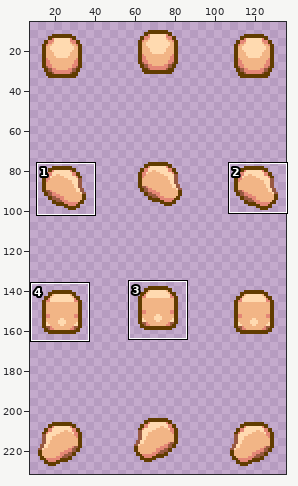
Sprite sheet -- data/sprites/outfit/head-testing/head_001.png. The first picture is a wide view before the edit; the outline marks the close-up.
Close-up. Before the commit:
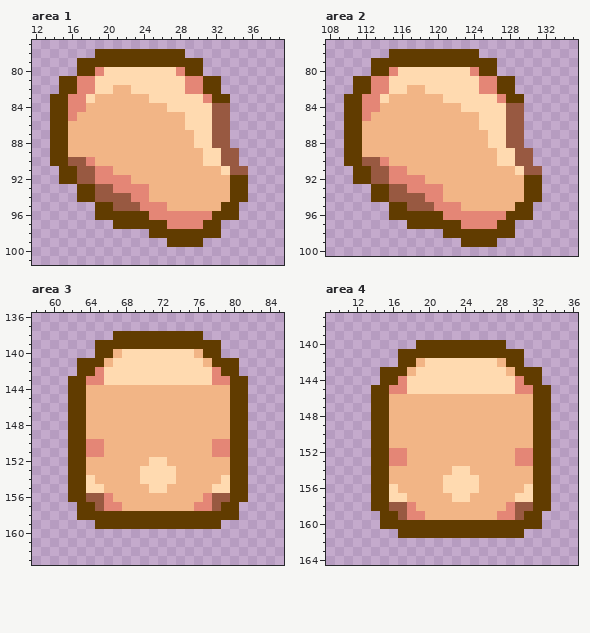
The file is 144x256 pixels. Shown: area 1: x 12..39, y 77..101; area 2: x 108..135, y 77..100; area 3: x 58..85, y 136..163; area 4: x 9..36, y 137..164. The wide view leaves out empty margins. The commit also changed other parts of the picture, which this record leaves out.
After the commit:
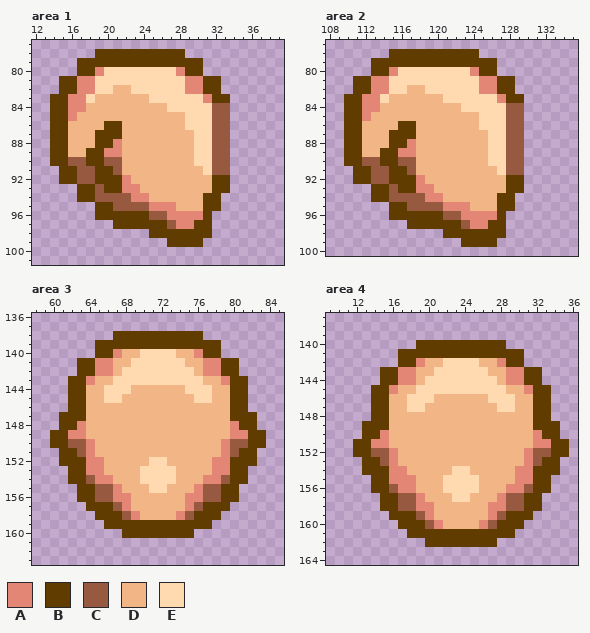
Palette (. is transparent): A #e48676  B #613c00  C #985941  D #f2b586  E #ffdab0
Diff:
Changed rows in their new state; - is an unchanged pixel.
Area 1:
first column x 18:
 86 --BB--------------
 87 -BBB--------------
 88 -BBA--------------
 89 BBAA--------E-C-.-
 90 BBCC--------E-C-.-
 91 -BBC---------ECC..
 92 -BBB----------BB..
 93 --BB--D-------BB..
 94 -------------BB...
 95 ------C--A---BB..-
 96 -------CC----B...-
 97 ---------C--B-.---
 98 --------------.---
Area 2:
first column x 114:
 86 --BB--------------
 87 -BBB--------------
 88 -BBA--------------
 89 BBAA--------E-C-.-
 90 BBCC--------E-C-.-
 91 -BBC---------ECC..
 92 -BBB----------BB..
 93 --BB--D-------BB..
 94 -------------BB...
 95 ------C--A---BB..-
 96 -------CC----B...-
 97 ---------C--B-.---
 98 --------------.---
Area 3:
first column x 60:
140 -------ADD----DDA-------
141 -----AADD------DDAA-----
142 ------AD--------DA------
143 -----DD----------DD-----
144 ------EEE------EEE------
145 ------EE--------EE------
147 -B--------------------B-
148 -B-A----------------A-B-
149 BBAA----------------AABB
150 BBCC-D------------D-CCBB
151 -B-C-D------------D-C-B-
152 -B--AA------------AA--B-
153 ----AA------------AA----
154 ----CAA----------AAC----
155 --.-BCCA--------ACCB-.--
156 --.-B-CAA------AAC-B-.--
157 ---.-BBCA------ACBB-.---
158 ---..---CADDDDAC---..---
159 -----.------------.-----
160 --------BBBBBBBB--------
Area 4:
first column x 12:
142 -------ADD----DDA-------
143 -----AADD------DDAA-----
144 ------AD--------DA------
145 -----DD----------DD-----
146 ------EEE------EEE------
147 ------EE--------EE------
149 -B--------------------B-
150 -B-A----------------A-B-
151 BBAA----------------AABB
152 BBCC-D------------D-CCBB
153 -B-C-D------------D-C-B-
154 -B--AA------------AA--B-
155 ----AAA-----------AA----
156 ----CAA----------AAC----
157 --.-BCCA--------ACCB-.--
158 --.-B-CAA------AAC-B-.--
159 ---.-BBCA------ACBB-.---
160 ---..---CADDDDAC---..---
161 -----.------------.-----
162 --------BBBBBBBB--------
Where, in picture pixels (left, top, right, bottom), the same in both close-ups:
changed: (86, 121, 248, 238)
changed: (380, 121, 542, 238)
changed: (50, 349, 266, 538)
changed: (353, 358, 569, 547)
